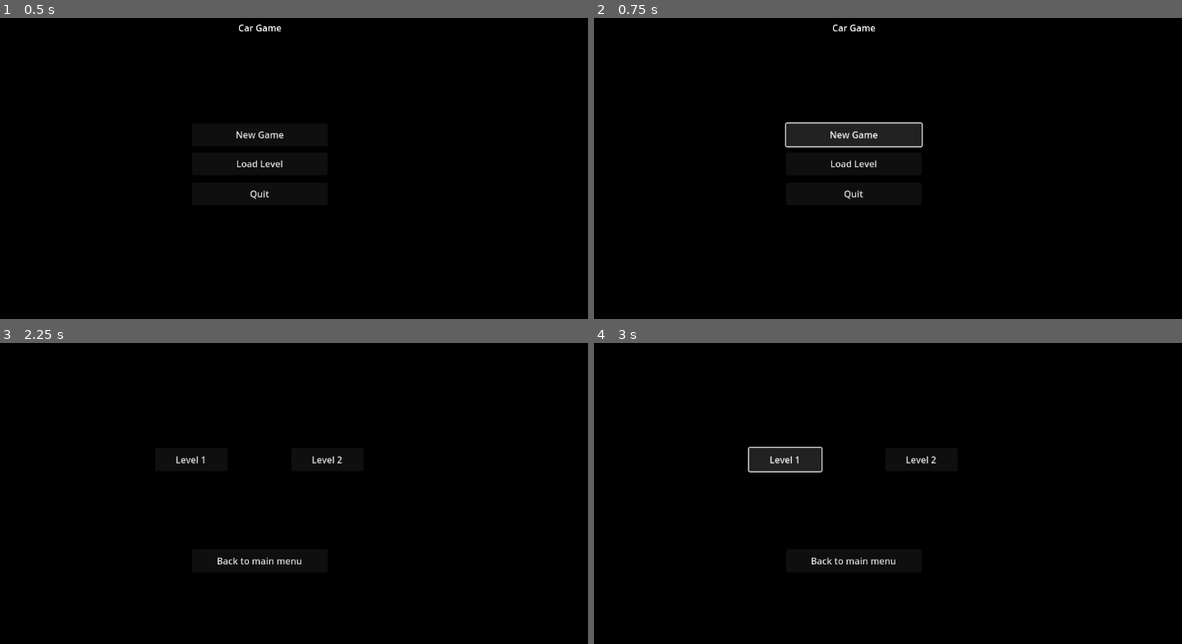
Above: before the commit, frames 1-4 (two rows, left to right).
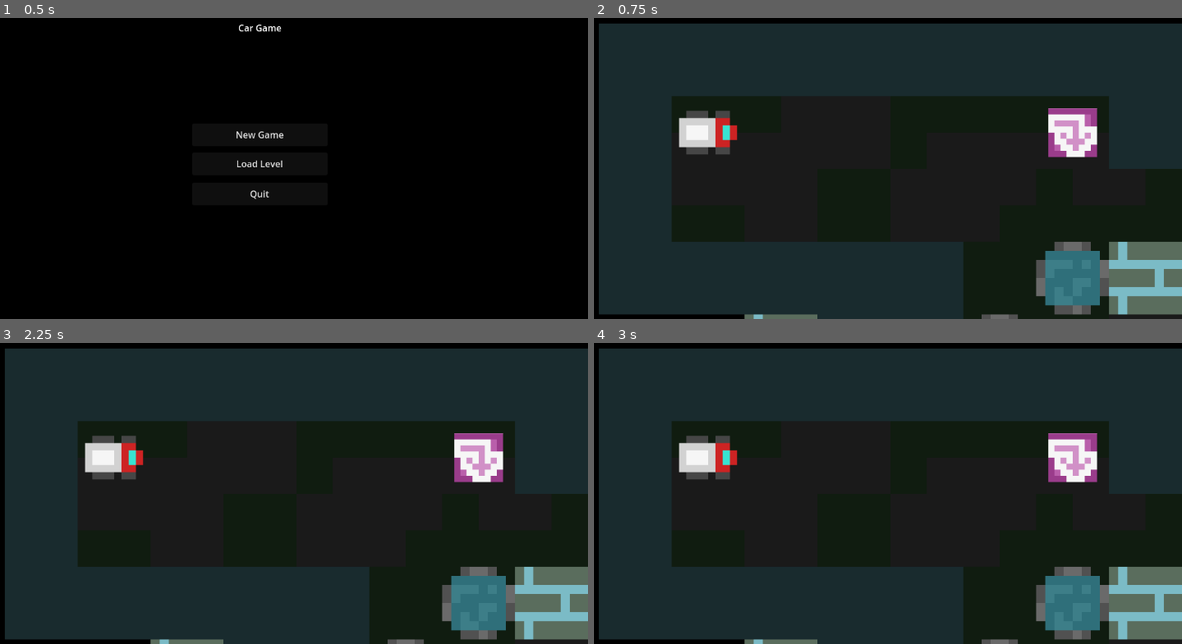
Above: after the commit, the same moments.

Repository: Jarten0/GMTK2024
Game: Godot game, scene res://MainMenu.tscn
Same seed, same stepped clock (60 frames per second), same inputs: the game is played once before the commit and once after it.
Inputs (mouse positions are in pixels of both pictures, inside the frame that each line leads up to):
- Up to frame 1 (0.5 s): no input
- Up to frame 2 (0.75 s): click "New Game" at 0.5 s
- Up to frame 3 (2.25 s): click (258, 460) at 1.25 s, where only the run before the commit has a clickable "New Game"; click (258, 487) at 2 s, where only the run before the commit has a clickable "Load Level"
- Up to frame 4 (3 s): click (788, 460) at 2.75 s, where only the run before the commit has a clickable "Level 1"

Frame 1 is identical in both runs. In frame 2, 92% of the frame differs, in the area x 0-100%, y 1-100%; in frame 3, 94%; in frame 4, 94%.

Commit message:
trying to bugfix

Diff:
--- a/pt.tscn
+++ b/pt.tscn
@@ -280,8 +280,6 @@
 metadata/_edit_lock_ = true
 metadata/Tag = "CollisionTileMap"
 
-[node name="Area2D" type="Area2D" parent="."]
-
 [node name="Car" type="Area2D" parent="."]
 position = Vector2(320, 320)
 collision_layer = 2
Not shown, added: CarGameTilesetWIP2.png.import
Not shown: 3 places in pt.tscn that only renumber resources
